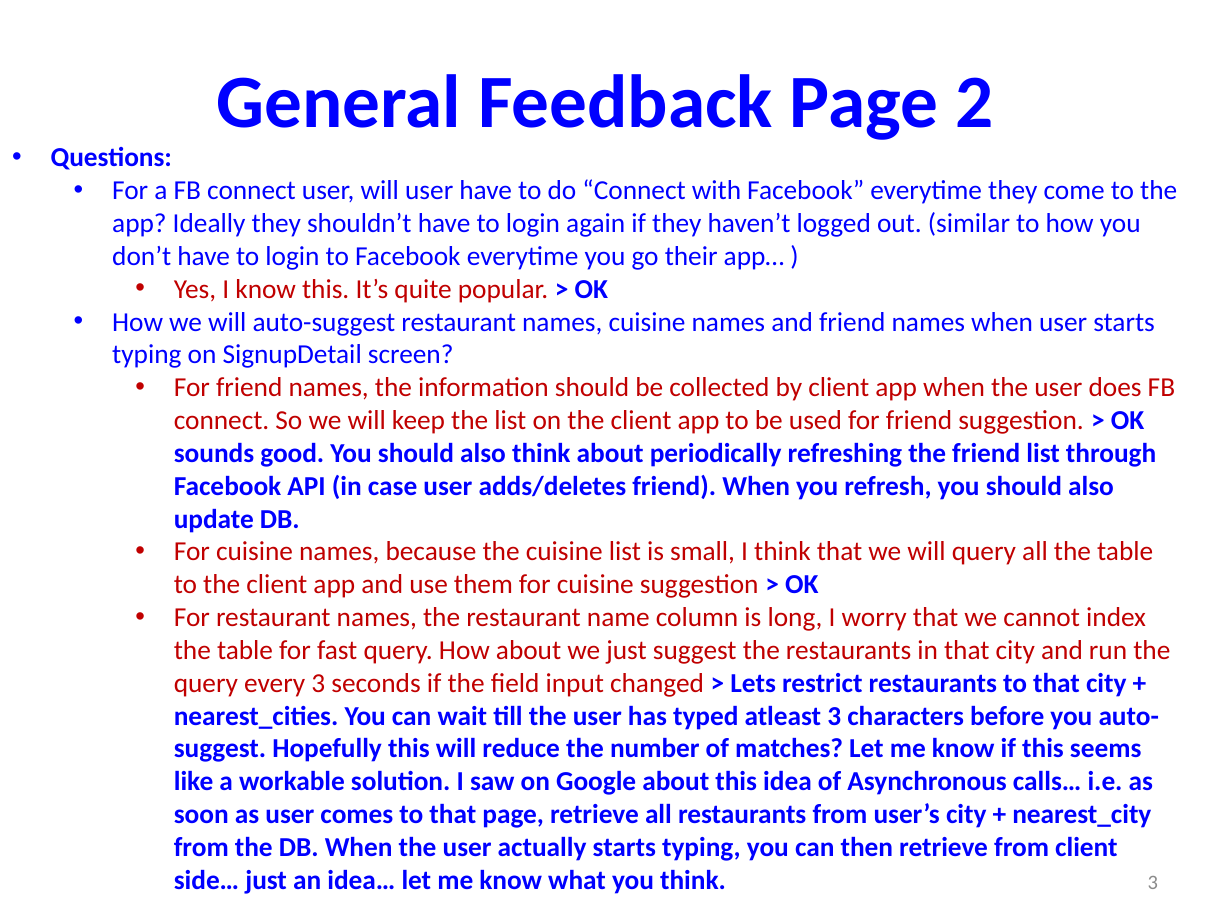
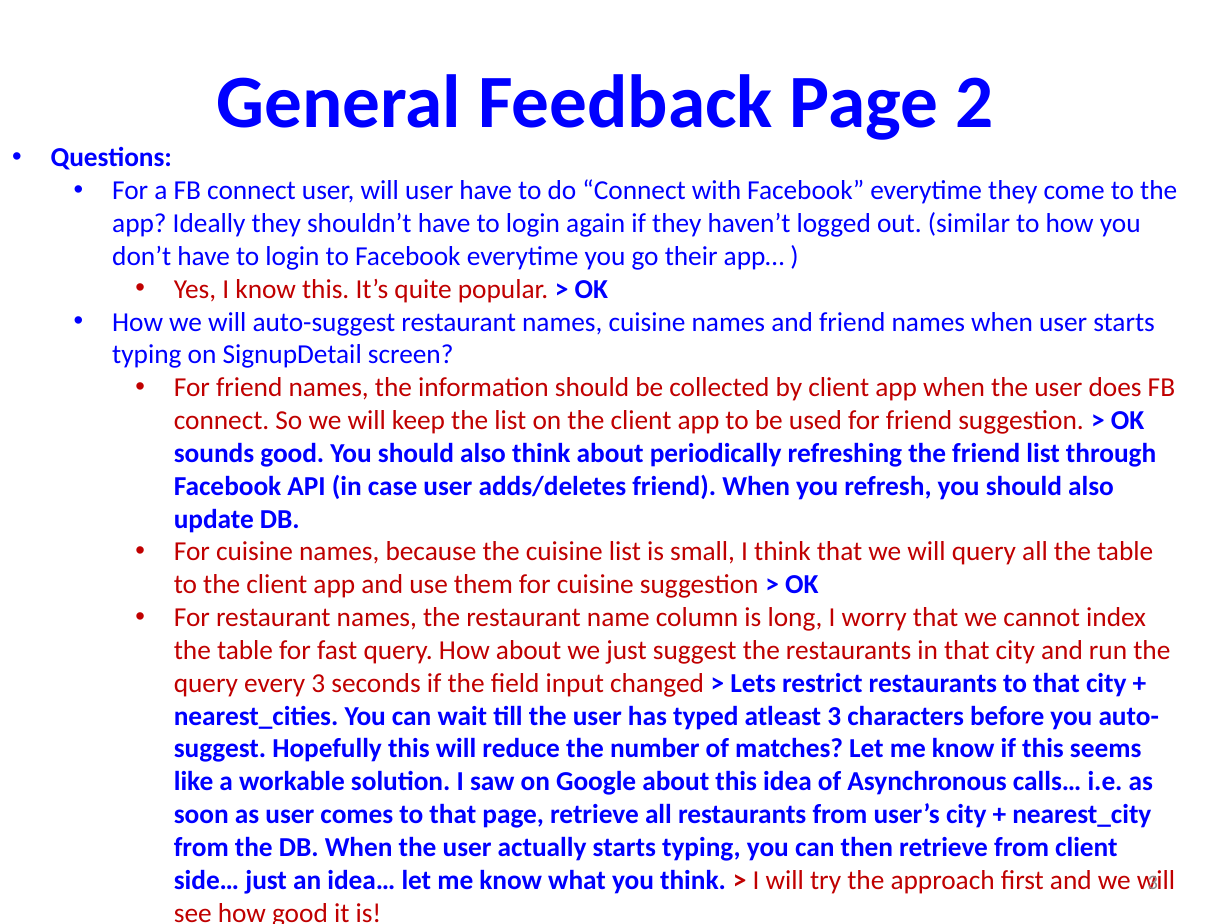
Before and after one commit to catalonia/mob, a slide deck: slide 3 of ws/WS Design Docs/API_Listing.pptx. Drawn at 1232x924 pixels with LibreOffice and Linux fonts; fonts in the diff are those of the drawing. Boxes give left, top, right and bottom in pixels: in the first picture for what was removed or moved away, otherwise in the second. Text is boxed around its words. In the diff, an @@ line names an element or a change of style, - is before the commit and + after.

```diff
--- a/ws/WS Design Docs/API_Listing.pptx
+++ b/ws/WS Design Docs/API_Listing.pptx
@@ text at box(174, 607, 1175, 924): text changed @@
-    • For restaurant names, the restaurant name column is long, I worry that we cannot index the table for fast query. How about we just suggest the restaurants in that city and run the query every 3 seconds if the field input changed > Lets restrict restaurants to that city + nearest_cities. You can wait till the user has typed atleast 3 characters before you auto-suggest. Hopefully this will reduce the number of matches? Let me know if this seems like a workable solution. I saw on Google about this idea of Asynchronous calls… i.e. as soon as user comes to that page, retrieve all restaurants from user’s city + nearest_city from the DB. When the user actually starts typing, you can then retrieve from client side… just an idea… let me know what you think.
+    • For restaurant names, the restaurant name column is long, I worry that we cannot index the table for fast query. How about we just suggest the restaurants in that city and run the query every 3 seconds if the field input changed > Lets restrict restaurants to that city + nearest_cities. You can wait till the user has typed atleast 3 characters before you auto-suggest. Hopefully this will reduce the number of matches? Let me know if this seems like a workable solution. I saw on Google about this idea of Asynchronous calls… i.e. as soon as user comes to that page, retrieve all restaurants from user’s city + nearest_city from the DB. When the user actually starts typing, you can then retrieve from client side… just an idea… let me know what you think. > I will try the approach first and we will see how good it is!
```
Also in this commit, not shown: 6 other slides changed, 2 slides added, 33 other files.
